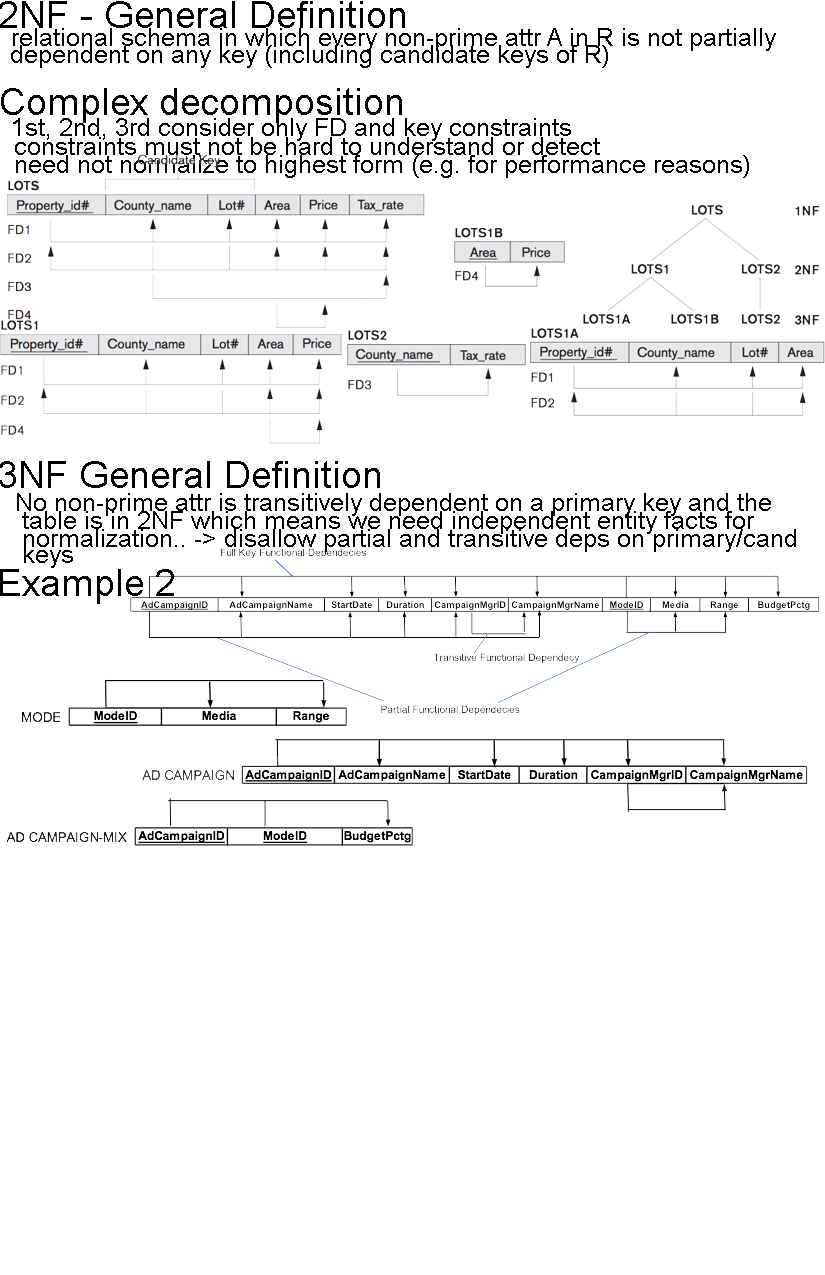
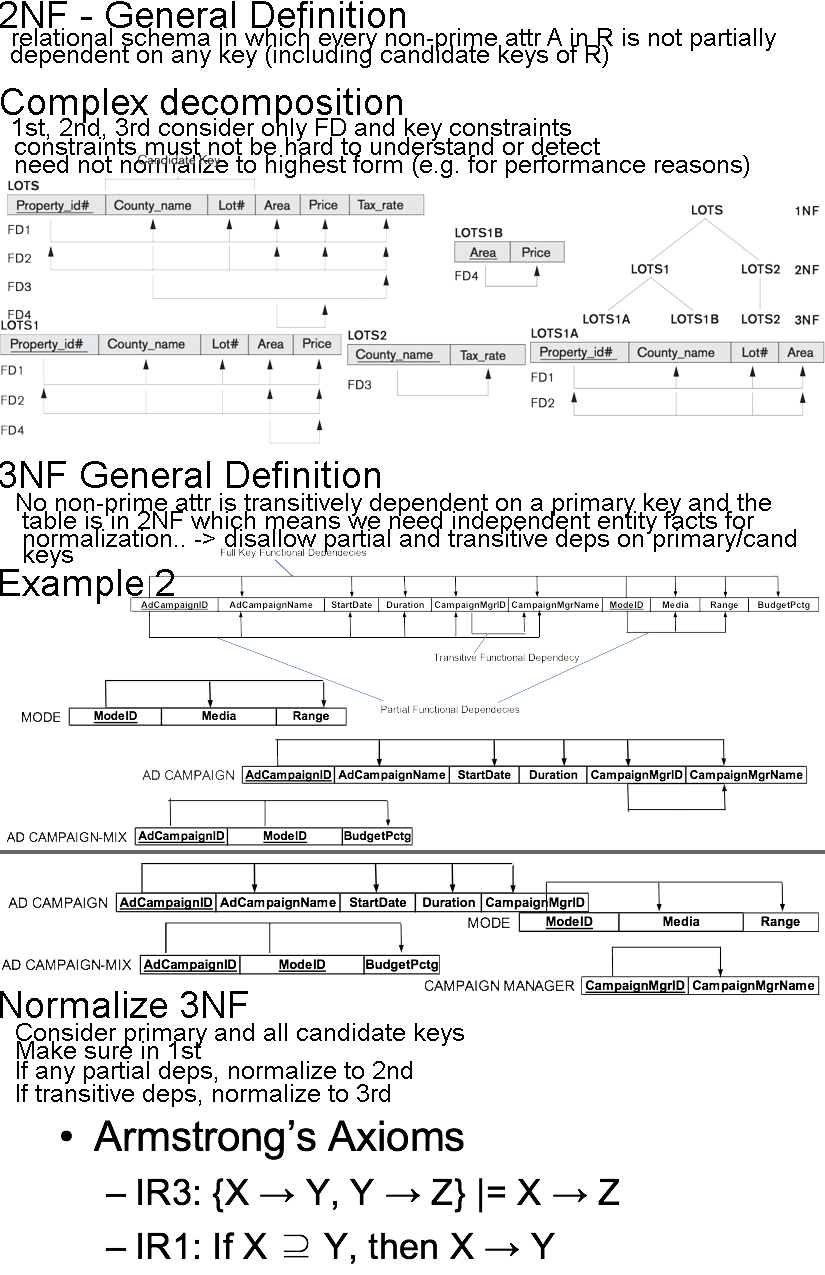
The second 825 × 1275 image is a revision of the first. Changes to its layers:
added layer "Layer 29" in group "Examples" over [425, 946, 820, 996]
added layer "Layer 28" in group "Examples" over [2, 922, 440, 975]
added layer "Layer 27" in group "Examples" over [468, 881, 819, 933]
added layer "Layer 26" in group "Examples" over [8, 862, 589, 913]
added layer "Shape 1" in group "Examples" over [0, 850, 825, 854]
added group "Normalize 3NF" (1st of 2, in "2NF General -") with 9 layers in group "2NF General -" over [0, 991, 673, 1264]
added group "heading" (5th of 5, in "2NF General -" › "Normalize 3NF") with 1 layers in group "Normalize 3NF" over [0, 991, 248, 1018]
added layer "Normalize 3NF" (2nd of 2, in "2NF General -" › "Normalize 3NF" › "heading") in group "heading" over [0, 991, 248, 1018]
added group "body" (5th of 5, in "2NF General -" › "Normalize 3NF") with 6 layers in group "Normalize 3NF" over [16, 1023, 620, 1264]
added group "key points" (4th of 4, in "2NF General -" › "Normalize 3NF" › "body") with 5 layers in group "body" over [16, 1023, 620, 1264]
added layer "Consider primary and all candidate keys" in group "key points" over [16, 1023, 464, 1046]
added layer "Make sure in 1st" in group "key points" over [17, 1041, 201, 1059]
added layer "If transitive deps, normalize to 3rd" in group "key points" over [17, 1084, 390, 1107]
added layer "Layer 30" in group "key points" over [61, 1120, 620, 1264]
added layer "If any partial deps, normalize to 2nd" in group "key points" over [17, 1061, 412, 1084]
